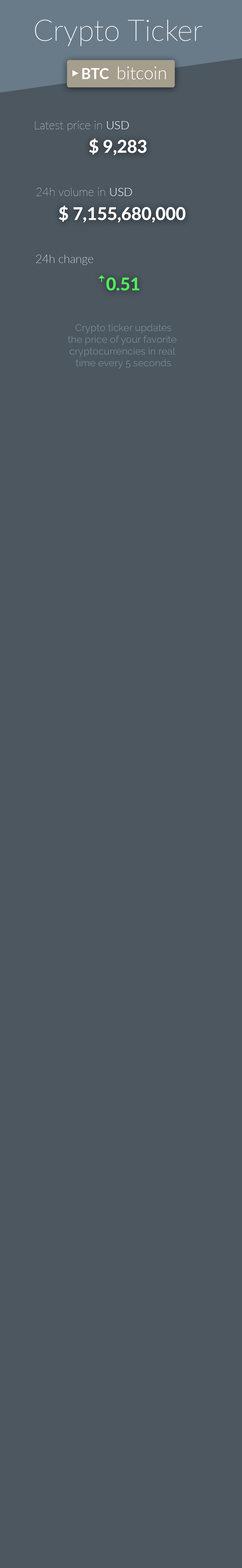
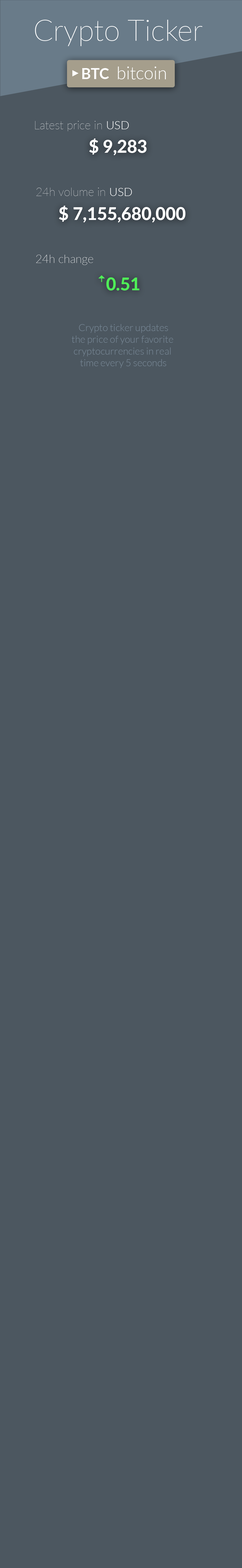
Before/after of a w=242, h=1568 layered artwork. What changed in the layer stack:
painted on "Crypto ticker updates the price of your favorite cryptocurrenc" over [67, 323, 177, 369]
removed layer "Shape 1" over [0, 0, 242, 93]
added layer "Layer 1" above "Background" over [0, 0, 242, 97]
